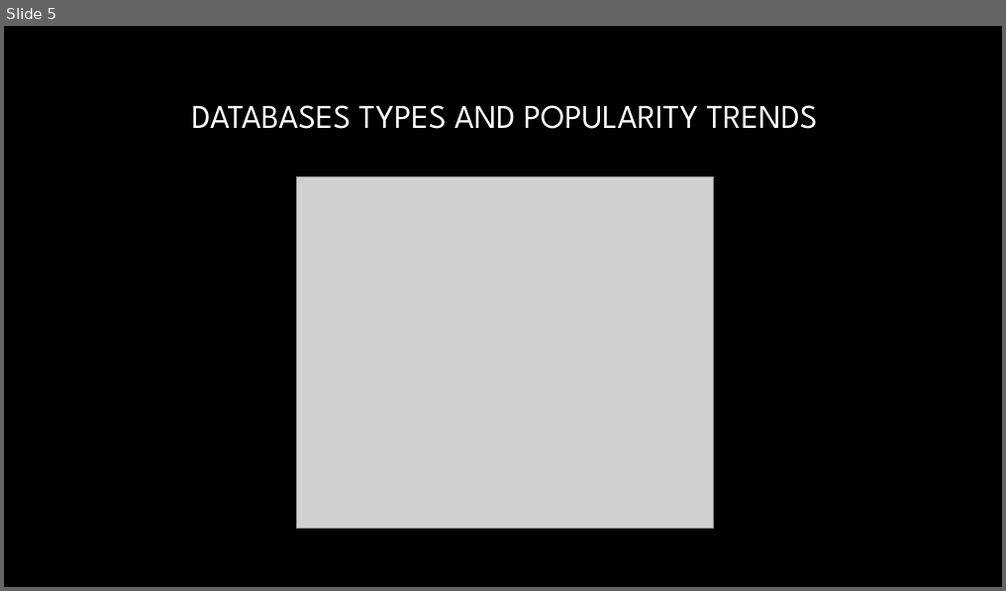
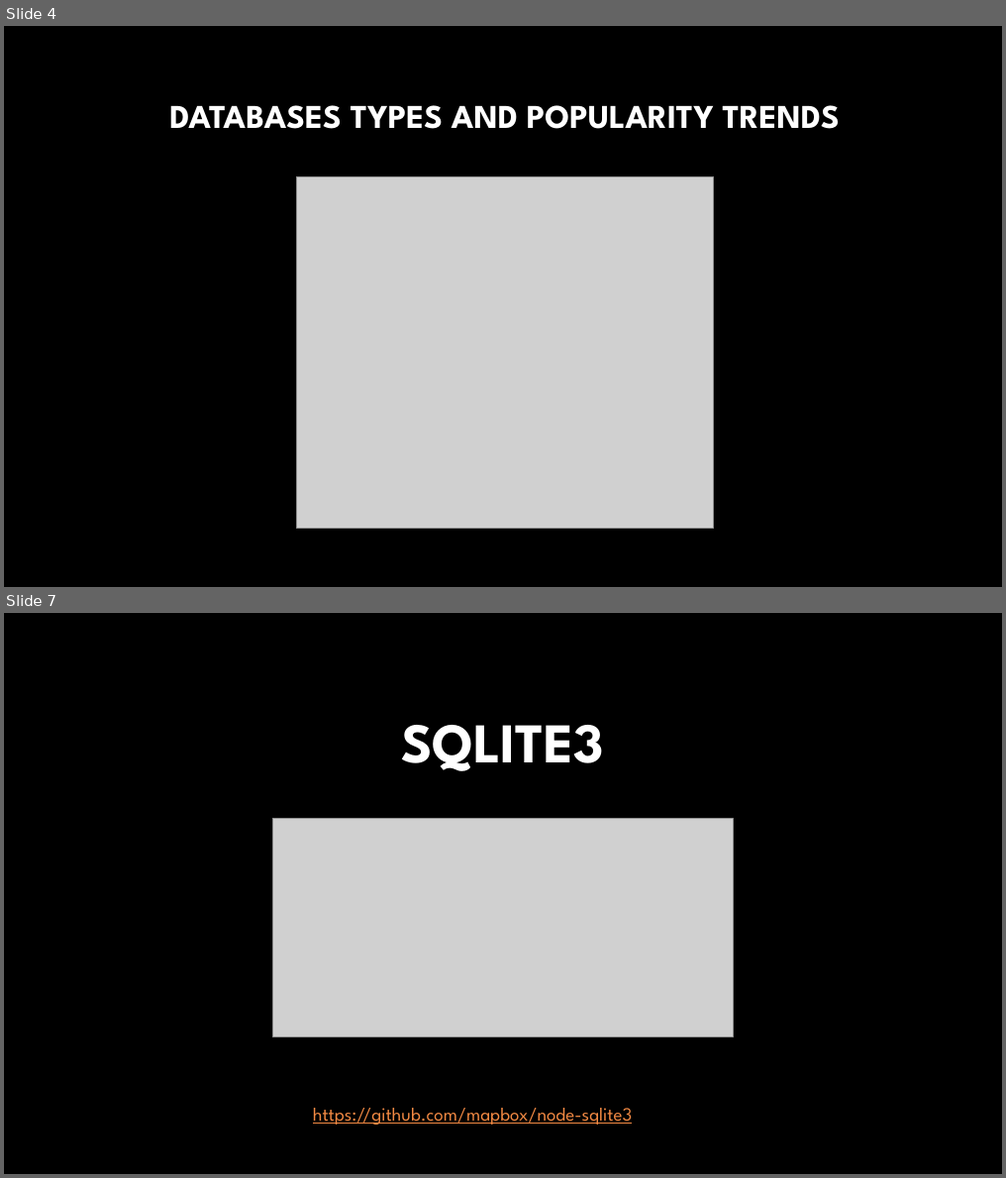
Before and after one commit to AlanWilsonWeb/Javascript-Talk, a slide deck: Presentation.pptx. Shown one above the other, each under a label of ours: slide 5 before the commit, slides 4 and 7 after it; the slides between them are not shown. The pictures are 1006x591 and 1006x1178 pixels, drawn with LibreOffice and Linux fonts; fonts in the diff are those of the drawing; grey boxes stand for pictures; background and template pictures are left out. Boxes give left, top, right and bottom in pixels: in the first picture for what was removed or moved away, otherwise in the second. Text is boxed around its words. In the diff, an @@ line names an element or a change of style, - is before the commit and + after.

Commit message:
Added sample sql database

```diff
--- a/Presentation.pptx
+++ b/Presentation.pptx
@@ slide 7 added at [4,613,1002,1174], background picture (left out) @@
@@ title added at [401,725,604,771], 54 pt, text gradient #FFFFFF to #A6A6A6, bold @@
+SQLITE3
@@ picture added at [272,819,734,1038] @@
@@ text added at [313,1108,632,1125], 18 pt, text #F28943, underline @@
+https://github.com/mapbox/node-sqlite3
@@ what was slide 5 is now slide 4 @@
@@ slide 4 changed as well @@
@@ title "DATABASES TYPES AND POPULARITY TRENDS" at [169,105,840,129]: bold on @@
```
Also in this commit, not shown: 3 other slides changed, 4 other slides added, 3 slides removed, 1 other file.
